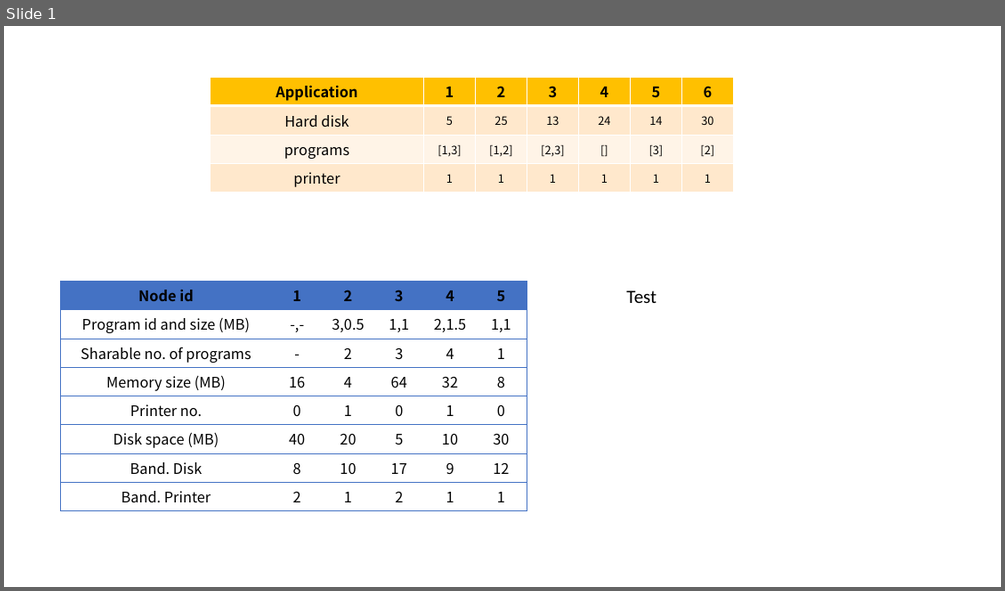
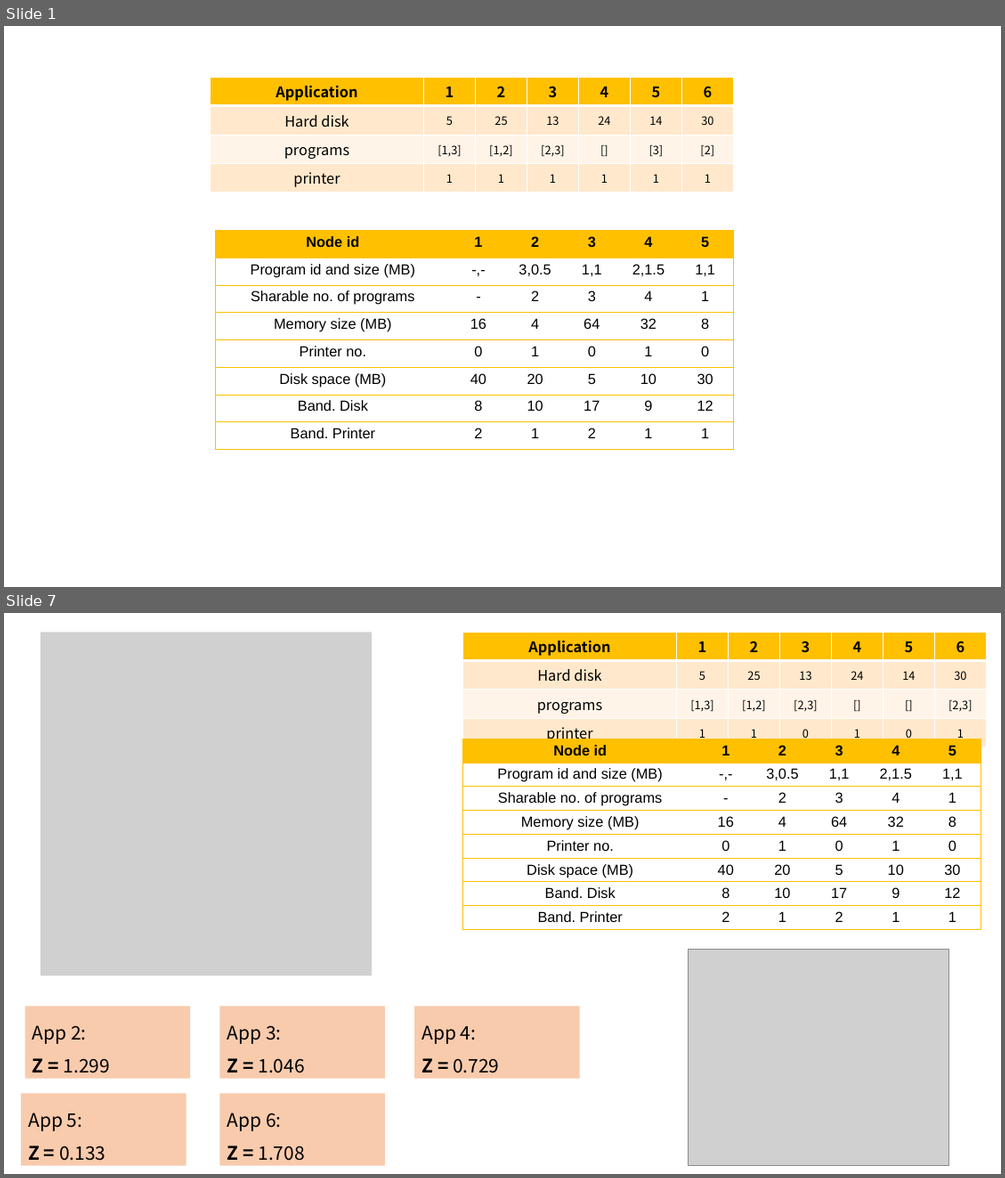
Before and after one commit to revhea2/priority-based-resource-allocation, a slide deck: final_presentation.pptx. Shown one above the other, each under a label of ours: slide 1 before the commit, slides 1 and 7 after it; the slides between them are not shown. The pictures are 1005x591 and 1005x1178 pixels, drawn with LibreOffice and Linux fonts; fonts in the diff are those of the drawing; grey boxes stand for pictures. Boxes give left, top, right and bottom in pixels: in the first picture for what was removed or moved away, otherwise in the second. Text is boxed around its words. In the diff, an @@ line names an element or a change of style, - is before the commit and + after.

```diff
--- a/final_presentation.pptx
+++ b/final_presentation.pptx
@@ slide 7 added at [4, 613, 1001, 1174], background #FFFFFF @@
@@ picture added at [40, 632, 372, 976] @@
@@ table added at [463, 632, 987, 747], 4 rows, 7 columns @@
+Application | 1 | 2 | 3 | 4 | 5 | 6
+Hard disk | 5 | 25 | 13 | 24 | 14 | 30
+programs | [1,3] | [1,2] | [2,3] | [] | [] | [2,3]
+printer | 1 | 1 | 0 | 1 | 0 | 1
@@ table added at [463, 738, 982, 938], 8 rows, 6 columns @@
+Node id | 1 | 2 | 3 | 4 | 5
+Program id and size (MB) | -,- | 3,0.5 | 1,1 | 2,1.5 | 1,1
+Sharable no. of programs | - | 2 | 3 | 4 | 1
+Memory size (MB) | 16 | 4 | 64 | 32 | 8
+Printer no. | 0 | 1 | 0 | 1 | 0
+Disk space (MB) | 40 | 20 | 5 | 10 | 30
+Band. Disk | 8 | 10 | 17 | 9 | 12
+Band. Printer | 2 | 1 | 2 | 1 | 1
@@ picture added at [688, 949, 948, 1166] @@
@@ rectangle added at [25, 1006, 190, 1078], fill #F8CBAD, 18 pt, text #000000 @@
+App 2:
+Z = 1.299
@@ rectangle added at [219, 1006, 385, 1078], fill #F8CBAD, 18 pt, text #000000 @@
+App 3:
+Z = 1.046
@@ rectangle added at [414, 1006, 580, 1078], fill #F8CBAD, 18 pt, text #000000 @@
+App 4:
+Z = 0.729
@@ rectangle added at [21, 1093, 186, 1166], fill #F8CBAD, 18 pt, text #000000 @@
+App 5:
+Z = 0.133
@@ rectangle added at [219, 1093, 385, 1166], fill #F8CBAD, 18 pt, text #000000 @@
+App 6:
+Z = 1.708
@@ slide 1 changed as well @@
@@ table at [216, 230, 735, 450] @@
@@ font Noto Sans CJK JP to Arial @@
@@ borders changed @@
@@ table: place and size @@
-table at [61, 281, 526, 506]
+table at [216, 230, 735, 450]
@@ text removed at [626, 290, 656, 303] @@
-Test
```
Also in this commit, not shown: 15 other slides added, 2 slides removed, 1 other file.
